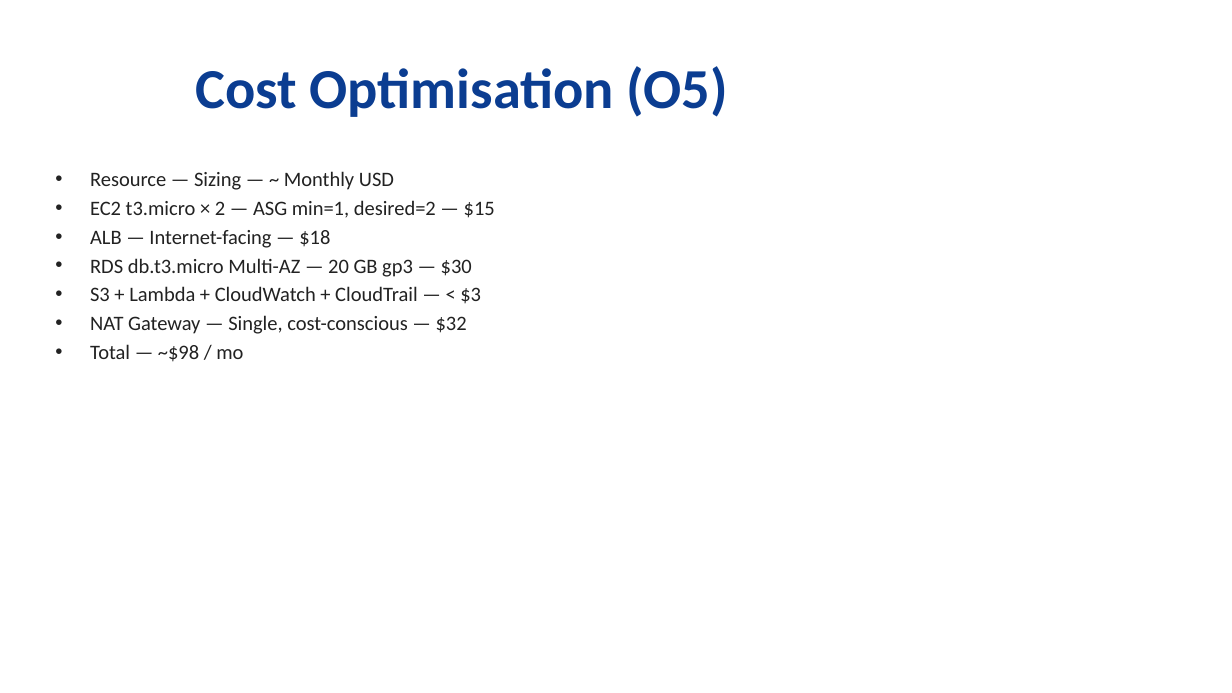
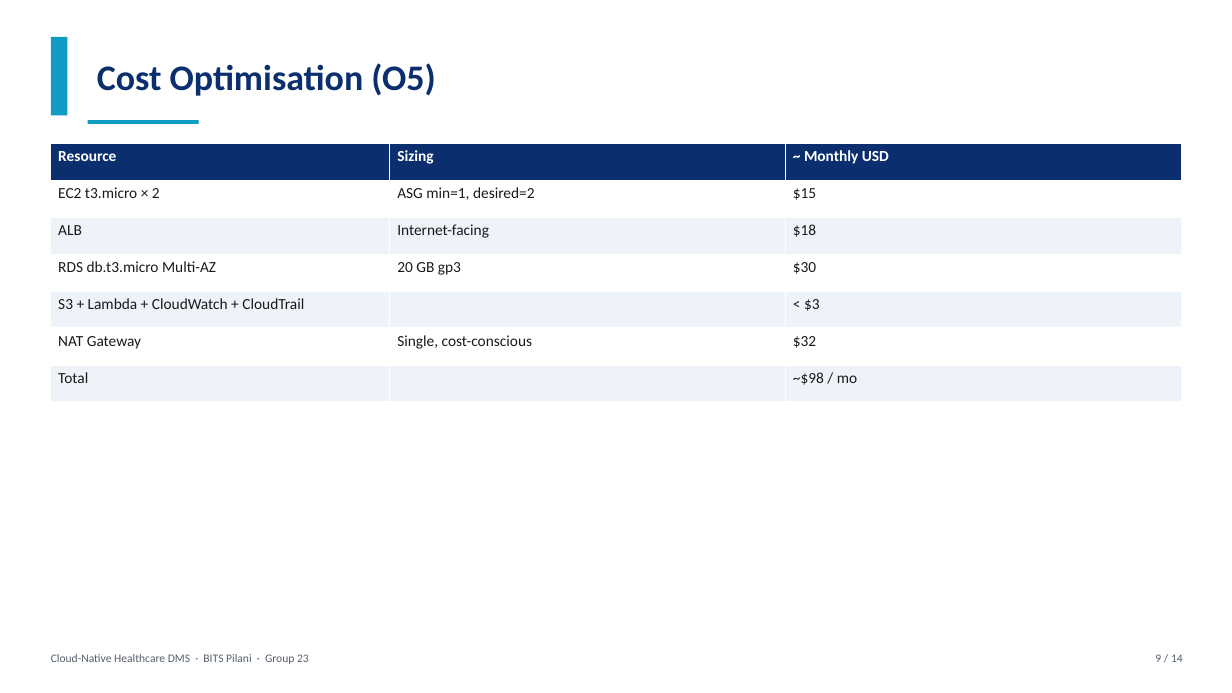
Before and after one commit to avanishpsingh/cloud-health-dms, a slide deck: slide 9 of report/CC_Project_PPT_Group23.pptx. Drawn at 1232x693 pixels with LibreOffice and Linux fonts; fonts in the diff are those of the drawing. Boxes give left, top, right and bottom in pixels: in the first picture for what was removed or moved away, otherwise in the second. Text is boxed around its words. In the diff, an @@ line names an element or a change of style, - is before the commit and + after.

```diff
--- a/report/CC_Project_PPT_Group23.pptx
+++ b/report/CC_Project_PPT_Group23.pptx
@@ rectangle added at box(51, 37, 67, 116), fill #109BC4 @@
@@ text "Cost Optimisation (O5)": place and size @@
-text "Cost Optimisation (O5)" at box(195, 66, 728, 117)
+text "Cost Optimisation (O5)" at box(97, 63, 435, 96)
@@ text "Cost Optimisation (O5)" at box(97, 63, 435, 96): size 44 to 28 pt, text colour #0B3D91 to #0B2E6F; alignment centre to left @@
@@ table added at box(51, 143, 1181, 402), 7 rows, 3 columns @@
+Resource | Sizing | ~ Monthly USD
+EC2 t3.micro × 2 | ASG min=1, desired=2 | $15
+ALB | Internet-facing | $18
+RDS db.t3.micro Multi-AZ | 20 GB gp3 | $30
+S3 + Lambda + CloudWatch + CloudTrail |  | < $3
+NAT Gateway | Single, cost-conscious | $32
+Total |  | ~$98 / mo
@@ rectangle added at box(88, 120, 199, 124), fill #109BC4 @@
@@ text removed at box(90, 171, 495, 362) @@
-• Resource — Sizing — ~ Monthly USD
-• EC2 t3.micro × 2 — ASG min=1, desired=2 — $15
-• ALB — Internet-facing — $18
-• RDS db.t3.micro Multi-AZ — 20 GB gp3 — $30
-• S3 + Lambda + CloudWatch + CloudTrail — < $3
-• NAT Gateway — Single, cost-conscious — $32
-• Total — ~$98 / mo
@@ text added at box(51, 654, 309, 664), 9 pt, text #555F6D @@
+Cloud-Native Healthcare DMS · BITS Pilani · Group 23
@@ text added at box(1155, 654, 1183, 662), 9 pt, text #555F6D @@
+9 / 14
```
Also in this commit, not shown: 11 other slides changed, 2 slides added, 2 slides removed, 1 other file.
